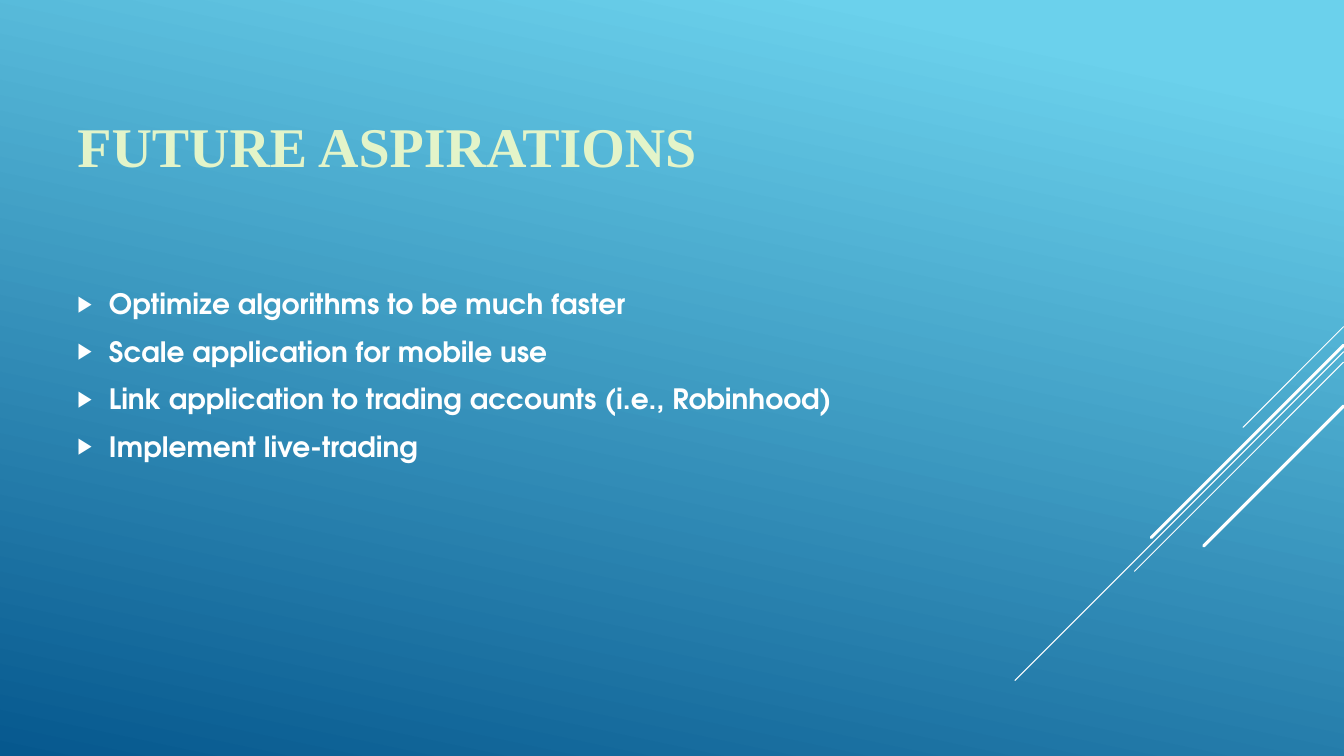
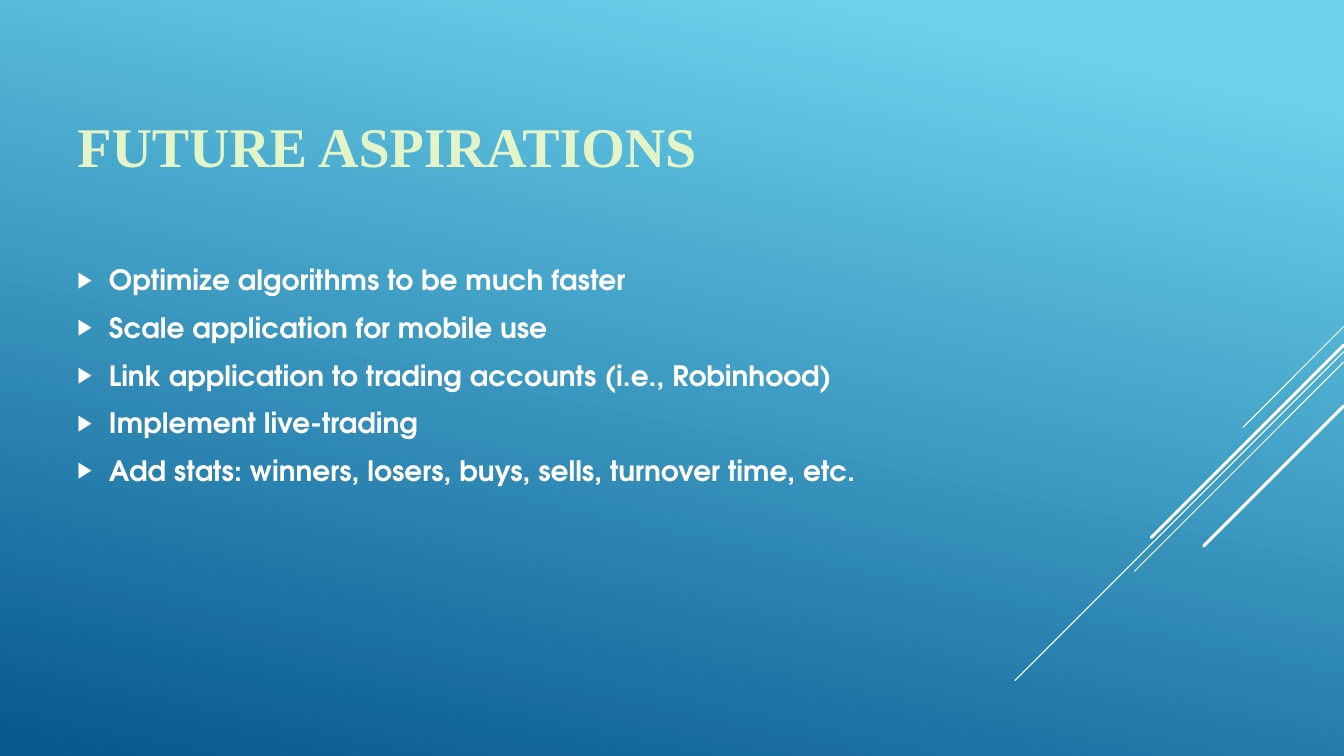
Before and after one commit to shaunc44/custom-trading-algorithms, a slide deck: slide 8 of FinalPresentation.pptx (slide 7 before the commit). Drawn at 1344x756 pixels with LibreOffice and Linux fonts; fonts in the diff are those of the drawing. Boxes give left, top, right and bottom in pixels: in the first picture for what was removed or moved away, otherwise in the second. Text is boxed around its words. In the diff, an @@ line names an element or a change of style, - is before the commit and + after.

```diff
--- a/FinalPresentation.pptx
+++ b/FinalPresentation.pptx
@@ text at box(109, 459, 855, 486): paragraph added @@
+▶ Add stats: winners, losers, buys, sells, turnover time, etc.
```
Also in this commit, not shown: 5 other slides changed, 1 slide added, 2 other files.
